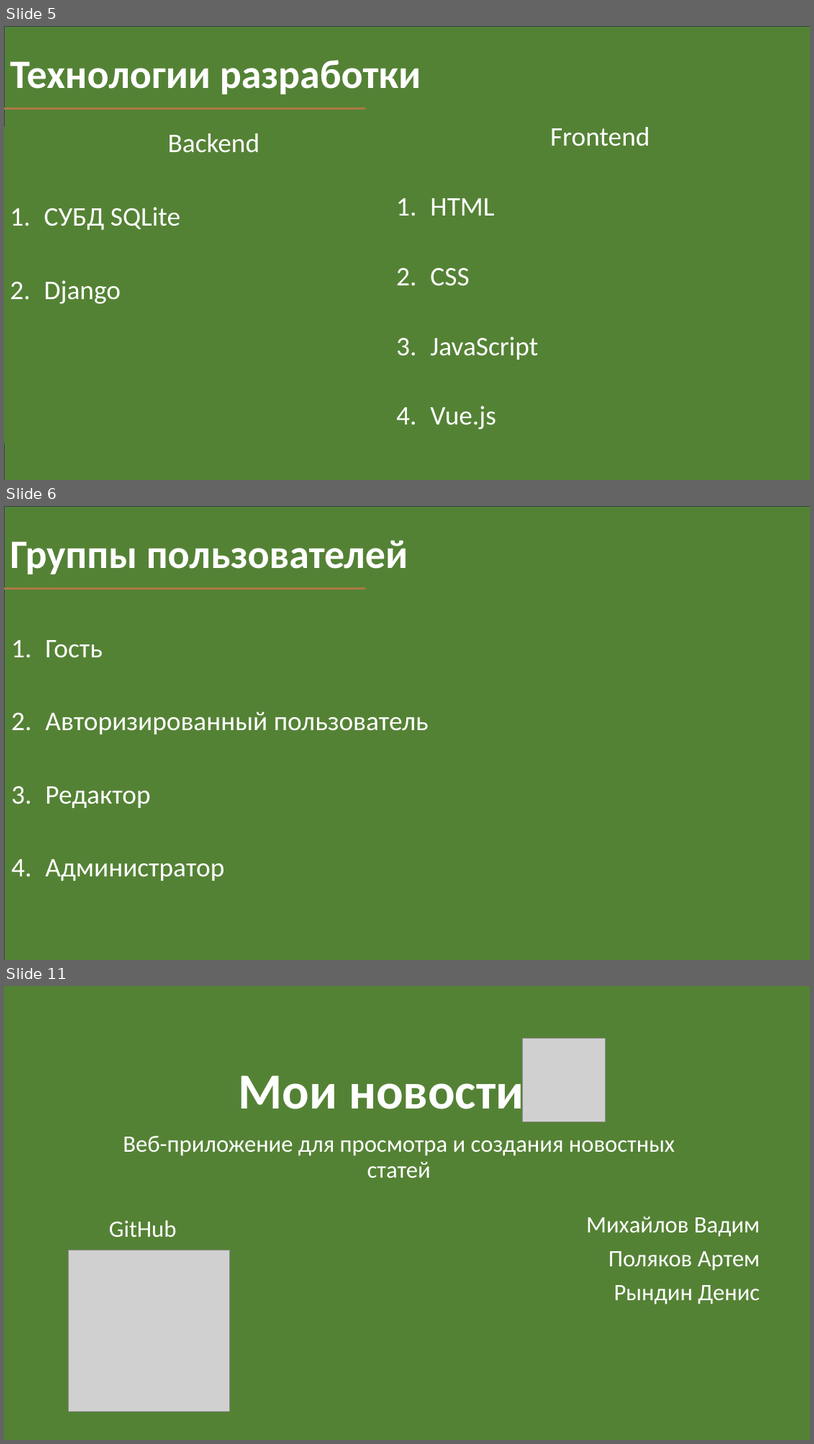
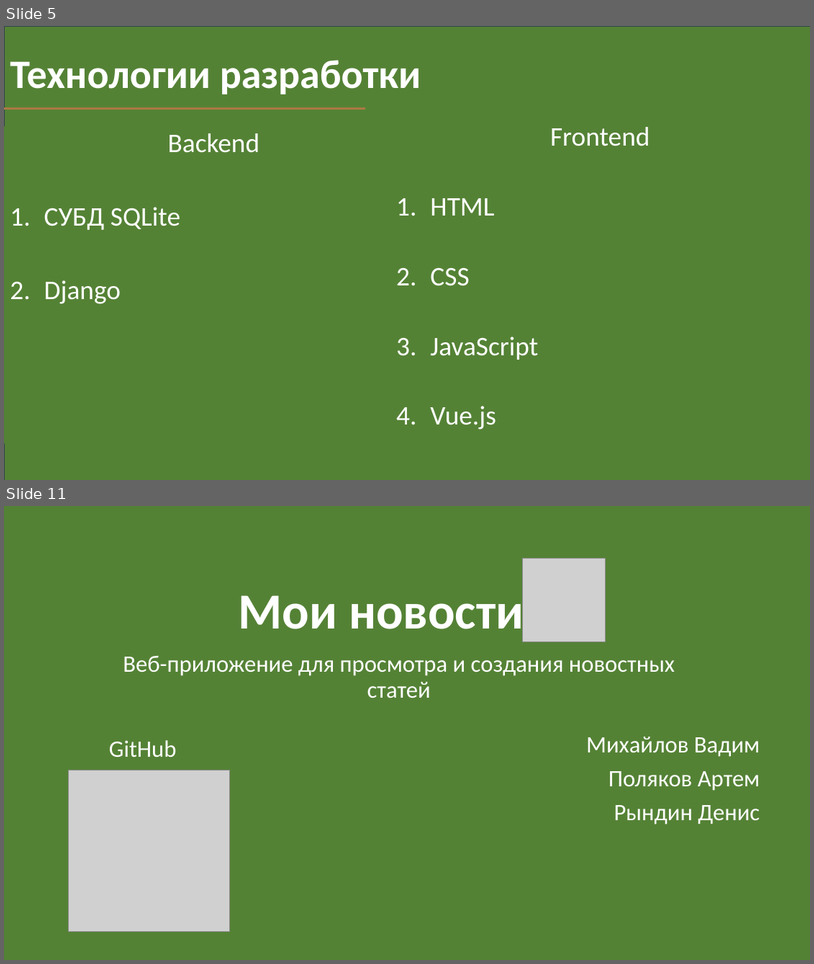
Before and after one commit to FDMan12/news-with-tags, a slide deck: Documentation/my_news_presentation.pptx. Shown one above the other, each under a label of ours: slides 5, 6 and 11 before the commit, slides 5 and 11 after it; the slides between them are not shown. The pictures are 814x1444 and 814x964 pixels, drawn with LibreOffice and Linux fonts; fonts in the diff are those of the drawing; grey boxes stand for pictures. Boxes give left, top, right and bottom in pixels: in the first picture for what was removed or moved away, otherwise in the second. Text is boxed around its words. In the diff, an @@ line names an element or a change of style, - is before the commit and + after.

```diff
--- a/Documentation/my_news_presentation.pptx
+++ b/Documentation/my_news_presentation.pptx
@@ slide 6 removed at box(4, 506, 810, 960), background #FFFFFF @@
@@ rectangle removed at box(4, 506, 810, 960) @@
@@ title removed at box(10, 540, 408, 574) @@
-Группы пользователей
@@ line removed from (4, 588) to (365, 588) @@
@@ subtitle removed at box(45, 640, 429, 880) @@
-1. Гость
-2. Авторизированный пользователь
-3. Редактор
-4. Администратор
```
Also in this commit, not shown: 3 slides changed, 6 slides added, 5 other slides removed, 1 other file.
